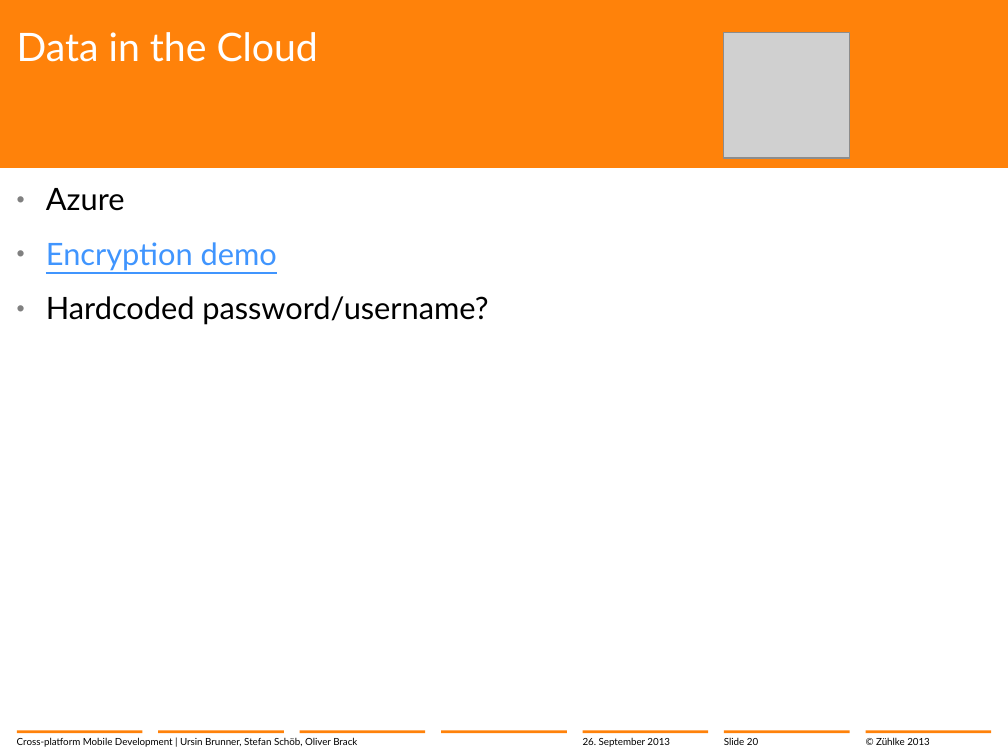
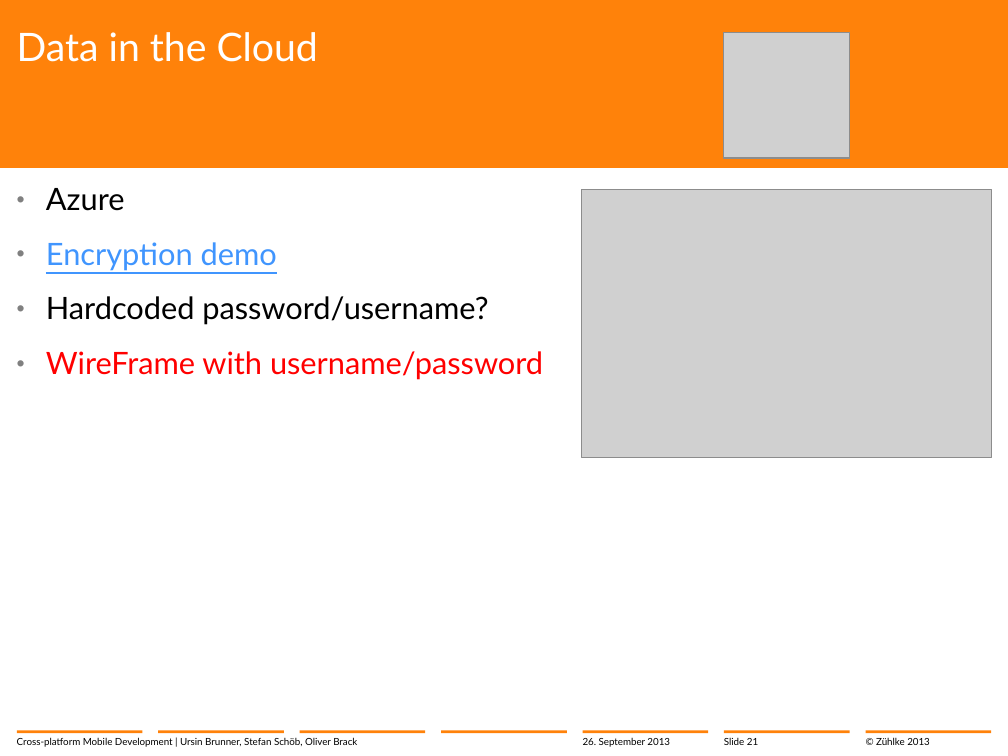
Before and after one commit to brunnurs/zxm, a slide deck: slide 21 of docs/13-09-26 Cross-platform mobile development with C#.pptx (slide 20 before the commit). Drawn at 1008x756 pixels with LibreOffice and Linux fonts; fonts in the diff are those of the drawing; grey boxes stand for pictures; background and template pictures are left out. Boxes give left, top, right and bottom in pixels: in the first picture for what was removed or moved away, otherwise in the second. Text is boxed around its words. In the diff, an @@ line names an element or a change of style, - is before the commit and + after.

```diff
--- a/docs/13-09-26 Cross-platform mobile development with C#.pptx
+++ b/docs/13-09-26 Cross-platform mobile development with C#.pptx
@@ picture added at bbox=[582, 190, 992, 458] @@
@@ text at bbox=[46, 351, 543, 380]: paragraph added @@
+  • WireFrame with username/password
@@ page number at bbox=[724, 738, 758, 745]: text changed @@
-Slide 20
+Slide 21
```
Also in this commit, not shown: 12 other slides changed, 1 slide added.
